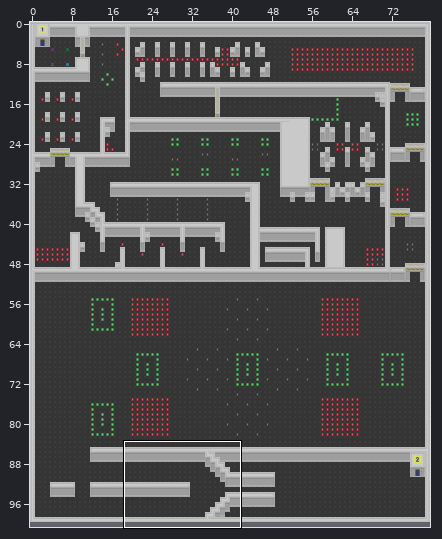
Level history. Tiled map: core/assets/maps/level-1.tmx. The picture above shows the old version from afar; the outline marks the close-up.
Close-up. Before the edit:
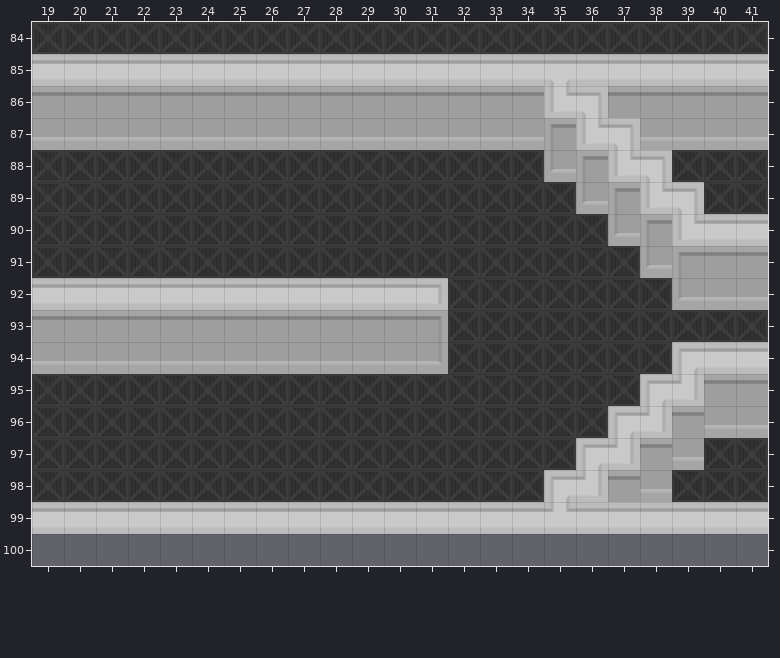
Cells are 32x32 px. Shown: x 19..41, y 84..100. The commit also changed other parts of the map, which this record leaves out. The old version is drawn lined up with the new one.
After the commit:
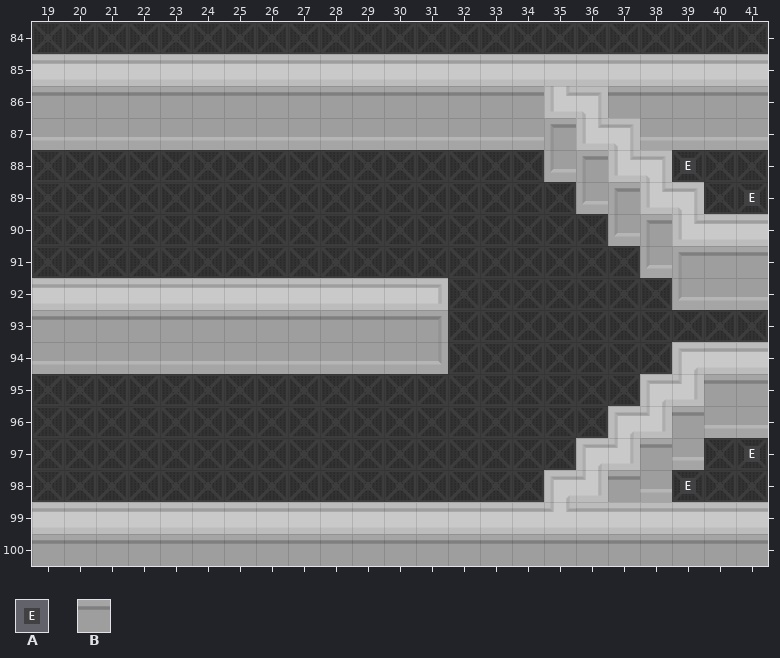
Key: from "meta": A 5; from "terrain": B 175.
_ is an empty cell, . an unchanged one.
The edit:
map size 80x100 -> 80x101 cells
--- layer "Walls"
@@ x 19..41 @@
-100 _______________________
+100 BBBBBBBBBBBBBBBBBBBBBBB
--- layer "Meta"
@@ x 39..41 @@
- 88 _..
- 89 .._
+ 88 A..
+ 89 ..A
@@ x 39..41 @@
- 97 .._
- 98 _..
+ 97 ..A
+ 98 A..
